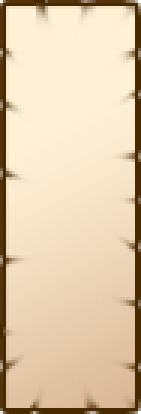
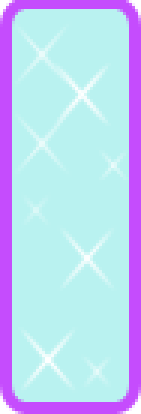
Layer changes from the first w=141, h=414 image to the second:
removed group "Peцепт" (4 layers) over left=0, top=0, right=141, bottom=414
removed layer "Фигура 1 (копия) 4" from group "Peцепт" over left=3, top=3, right=135, bottom=408
added group "Рецепт" with 2 layers over left=0, top=0, right=141, bottom=414
added layer "Слой 1" in group "Рецепт" over left=12, top=21, right=129, bottom=393
added layer "Фигура 83" in group "Рецепт" over left=0, top=0, right=141, bottom=414
